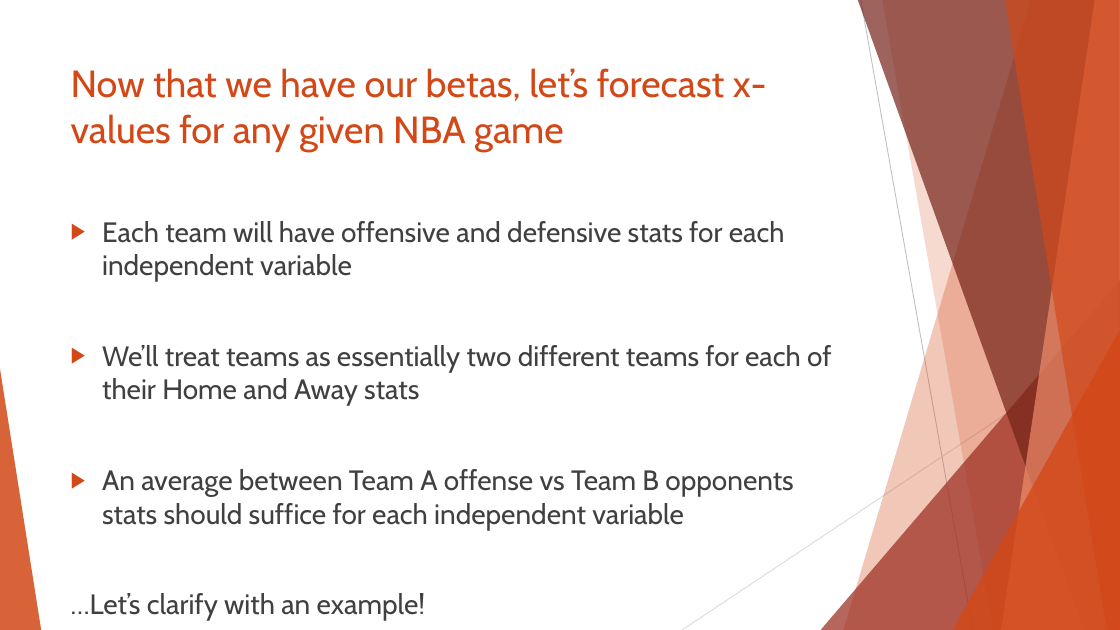
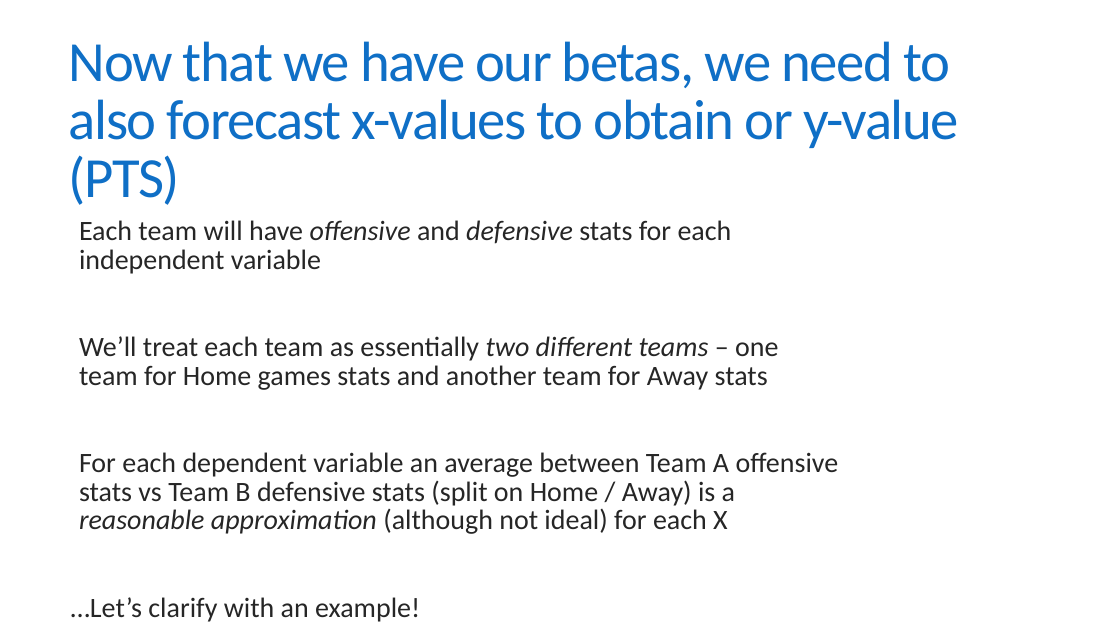
Before and after one commit to dlgoldman/DS-SF-30, a slide deck: slide 9 of final-project/3/Final_Project_3_David_Goldman.pptx. Drawn at 1120x630 pixels with LibreOffice and Linux fonts; fonts in the diff are those of the drawing. Boxes give left, top, right and bottom in pixels: in the first picture for what was removed or moved away, otherwise in the second. Text is boxed around its words. In the diff, an @@ line names an element or a change of style, - is before the commit and + after.

```diff
--- a/final-project/3/Final_Project_3_David_Goldman.pptx
+++ b/final-project/3/Final_Project_3_David_Goldman.pptx
@@ title "Now that we have our ..." at [69,41,959,205]: vertical alignment top to middle @@
@@ title at [69,41,959,205]: text changed; size 32.4 to 48.6 pt; font Cabin to Calibri; text colour #D34817 to #0F6FC6 @@
-Now that we have our betas, let’s forecast x-values for any given NBA game
+Now that we have our betas, we need to also forecast x-values to obtain or y-value (PTS)
@@ text at [79,220,732,274]: font Cabin to Calibri, text colour #404040 to #262626 in "Each team will have offensive and defensive ...", "…Let’s clarify with an example!"; italic on in "offensive defensive"; bullet ▶ to  ; line spacing 1 to 0.85; more space between paragraphs @@
@@ text at [79,336,839,534]: text changed; font Cabin to Calibri; text colour #404040 to #262626 @@
-▶ We’ll treat teams as essentially two different teams for each of their Home and Away stats
-▶ An average between Team A offense vs Team B opponents stats should suffice for each independent variable
+  We’ll treat each team as essentially two different teams – one team for Home games stats and another team for Away stats
+  For each dependent variable an average between Team A offensive stats vs Team B defensive stats (split on Home / Away) is a reasonable approximation (although not ideal) for each X
@@ group removed at [0,0,1120,630]: 5 freeform shapes, 3 triangles, 2 lines @@
```
Also in this commit, not shown: 10 other slides changed, 2 other files.
